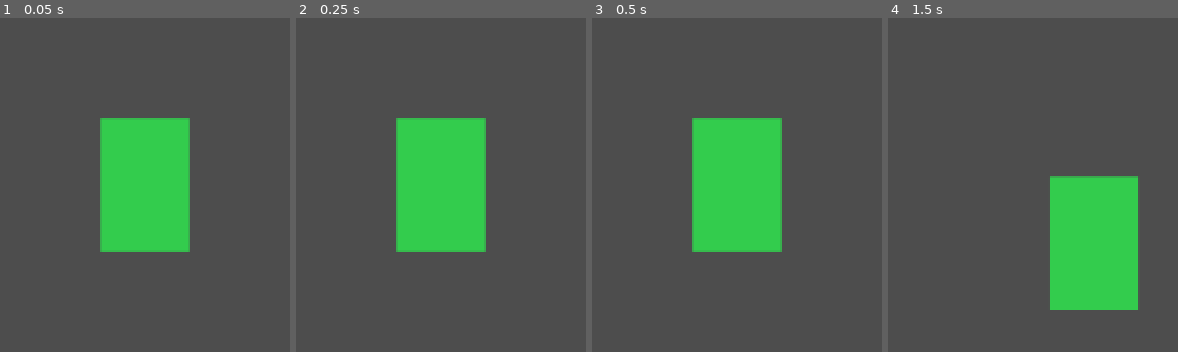
Above: before the commit, frames 1-4 (left to right).
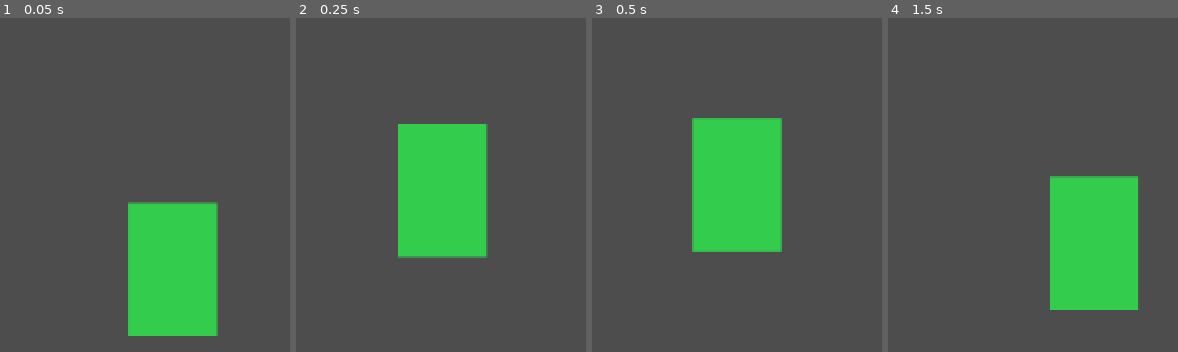
Above: after the commit, the same moments.

Repository: WMsans/top-down-rogue
Game: Godot game, scene res://scenes/main.tscn
Two runs of this game, one before a commit and one after it. Both use one fixed random seed, a clock stepped at 60 frames per second and the inputs below.
Inputs (mouse positions are in pixels of both pictures, inside the frame that each line leads up to):
- Up to frame 1 (0.05 s): no input
- Up to frame 2 (0.25 s): no input
- Up to frame 3 (0.5 s): no input
- Up to frame 4 (1.5 s): tap Enter at 0.5 s; move the mouse to (outside the picture) at 0.52 s; hold D 0.53-1.28 s; click (outside the picture) at 0.67 s; tap Space at 1.25 s; move the mouse to (outside the picture) at 1.27 s; hold S from 1.28 s (still down)

The runs differ from the first frame. In frame 1, 19% of the frame differs, in the area x 34-76%, y 29-96%; in frame 2, 1.9%; in frame 3, nothing differs; in frame 4, nothing differs.
Error before the commit: Parse Error: Function "_create_chunk()" not found in base self. (res://scripts/world_manager.gd:671)
Error after the commit: Cannot call method 'shader_create_from_spirv' on a null value. (res://scripts/world_manager.gd:115)

Commit message:
fix: update _create_chunk reference to _load_chunk

Diff:
--- a/scripts/world_manager.gd
+++ b/scripts/world_manager.gd
@@ -668,7 +668,7 @@
 	var new_chunks: Array[Vector2i] = []
 	for coord in coords:
 		if not chunks.has(coord):
-			_create_chunk(coord)
+			_load_chunk(coord)
 			new_chunks.append(coord)
 
 	if new_chunks.is_empty():
